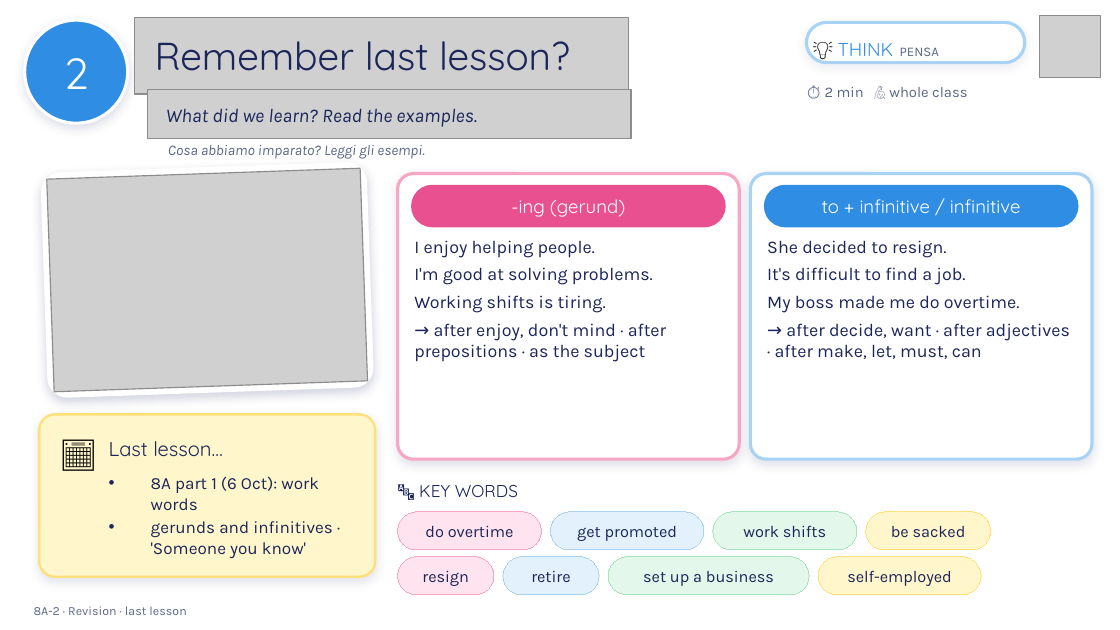
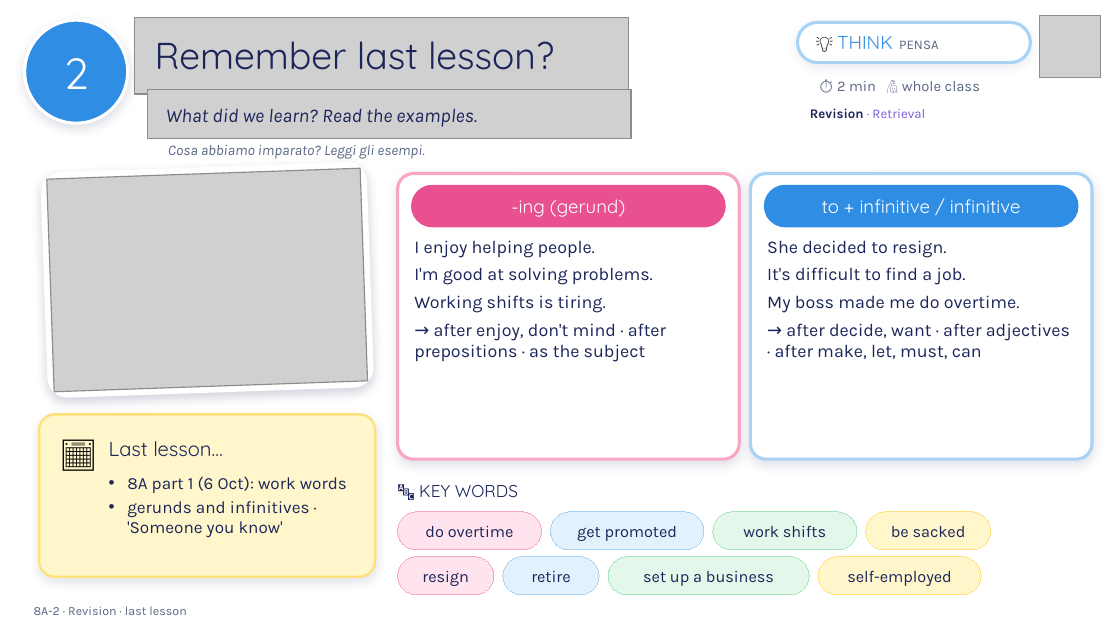
Before and after one commit to londonlanguageschool/Bagheria-, a slide deck: slide 2 of materials/B1/B1_8A-2_The_right_job_for_you.pptx. Drawn at 1120x630 pixels with LibreOffice and Linux fonts; fonts in the diff are those of the drawing; grey boxes stand for pictures; background and template pictures are left out. Boxes give left, top, right and bottom in pixels: in the first picture for what was removed or moved away, otherwise in the second. Text is boxed around its words. In the diff, an @@ line names an element or a change of style, - is before the commit and + after.

```diff
--- a/materials/B1/B1_8A-2_The_right_job_for_you.pptx
+++ b/materials/B1/B1_8A-2_The_right_job_for_you.pptx
@@ text "Remember last lesson?" at bbox=[155, 41, 554, 70]: size 25 to 24 pt @@
@@ rounded rectangle "💡 THINK PENSA": place and size @@
-rounded rectangle "💡 THINK PENSA" at bbox=[806, 22, 1025, 63]
+rounded rectangle "💡 THINK PENSA" at bbox=[797, 22, 1030, 63]
@@ rounded rectangle "💡 THINK PENSA" at bbox=[797, 22, 1030, 63]: size 13 to 11 pt in "💡" @@
@@ text "⏱ 2 min 🙋 whole ...": place and size @@
-text "⏱ 2 min 🙋 whole ..." at bbox=[825, 87, 967, 97]
+text "⏱ 2 min 🙋 whole ..." at bbox=[837, 81, 980, 91]
@@ text added at bbox=[810, 108, 925, 118], 8.5 pt, text #7B5CD6 @@
+Revision · Retrieval
@@ text "8A part 1 (6 Oct): ..." at bbox=[127, 476, 347, 537]: indent changed @@
```
Also in this commit, not shown: 19 other slides changed, 31 other files.
